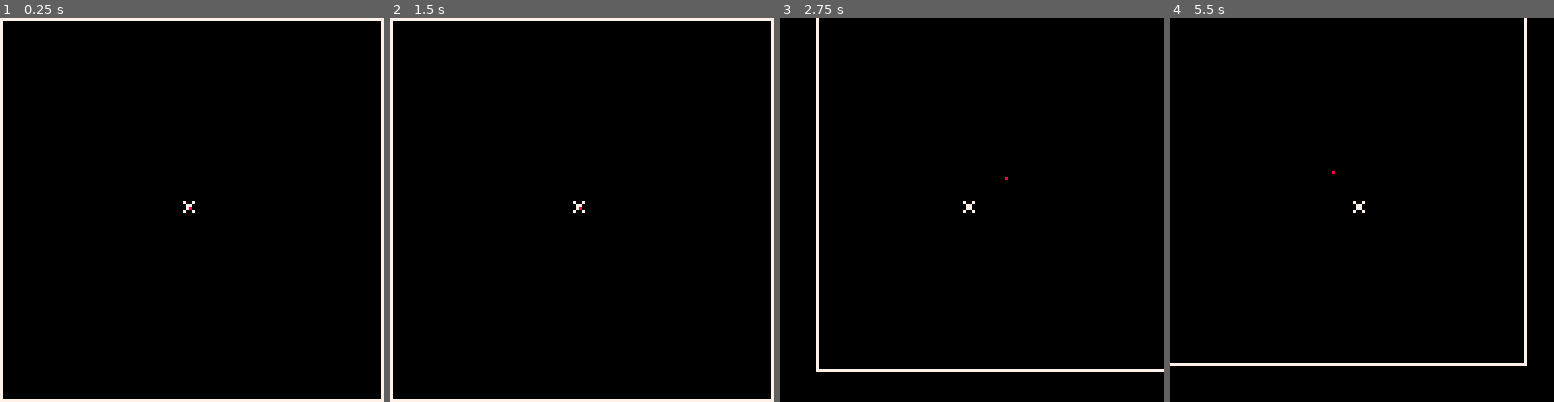
Above: before the commit, frames 1-4 (left to right).
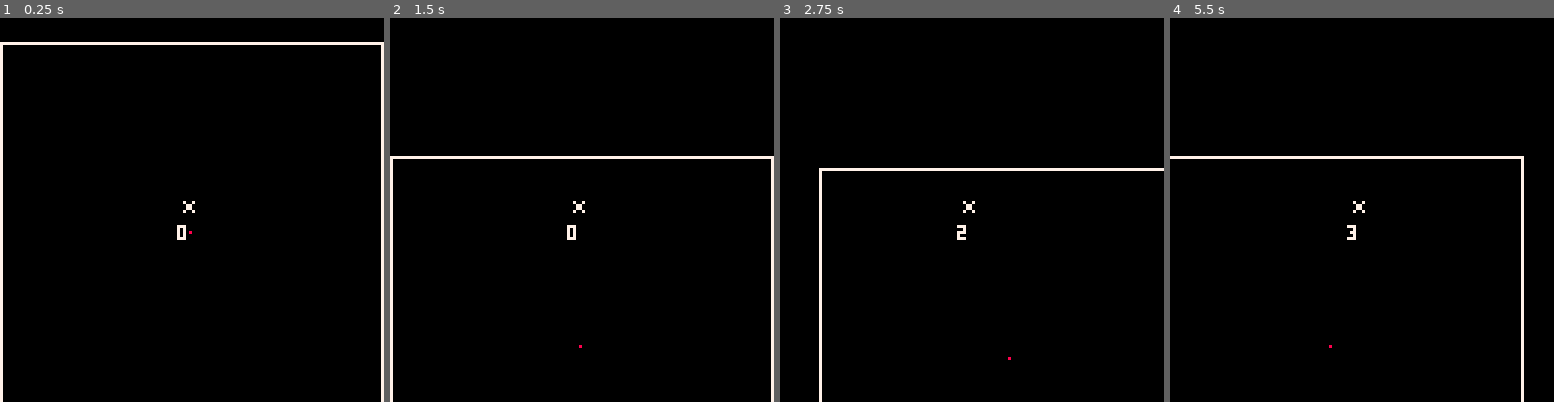
Above: after the commit, the same moments.

Repository: shen-sat/space-train-trader-demake
Game: PICO-8 cartridge game.p8
The game is run twice, just before and just after one commit, with the same random seed, the same clock (stepped at 60 frames per second) and the same inputs.
Inputs:
- Up to frame 1 (0.25 s): no input
- Up to frame 2 (1.5 s): no input
- Up to frame 3 (2.75 s): hold Left 1.97-2.37 s; hold Down from 2.42 s (still down)
- Up to frame 4 (5.5 s): release Down at 2.82 s; hold Right 2.87-3.53 s; hold Up 3.58-4.08 s; hold Right 4.13-4.53 s; hold Down 4.58-5.08 s; hold Left from 5.13 s (still down)

The runs differ from the first frame. In frame 1, 2.5% of the frame differs, in the area x 0-100%, y 0-100%; in frame 2, 3.0%; in frame 3, 2.7%; in frame 4, 2.7%.

Commit message:
Add engine controls

Diff:
--- a/game.p8
+++ b/game.p8
@@ -12,20 +12,57 @@
     sprite = 0,
     x = galaxy.x - 4,
     y = galaxy.y - 4,
+    speed = 1,
+    compass = {0,1,2,3},
+    direction = 0,
+    update = function(self)
+      self:turn()
+      self:move()
+    end,
+    turn = function(self)
+      local rotation
+      if self.direction == 0 then
+        if btnp(1) then rotation = 1
+        elseif btnp(0) then rotation = -1 end
+      elseif self.direction == 1 then
+        if btnp(3) then rotation = 1
+        elseif btnp(2) then rotation = -1 end
+      elseif self.direction == 2 then
+        if btnp(0) then rotation = 1
+        elseif btnp(1) then rotation = -1 end
+      else
+        if btnp(2) then rotation = 1
+        elseif btnp(3) then rotation = -1 end
+      end
+      self:set_direction(rotation)
+    end,
+    set_direction = function(self,rotation)
+      if rotation == nil then return end
+
+      local new_index = ((self.direction + rotation) % 4) + 1
+      self.direction = self.compass[new_index]
+    end,
+    move = function(self)
+      local movements = {
+        [0] = function() self.y -= 1 end,
+        [1] = function() self.x += 1 end,
+        [2] = function() self.y += 1 end,
+        [3] = function() self.x -= 1 end
+      }
+      movements[self.direction]()
+    end
   }
 end
 
 function _update()
-  if btn(0) then player.x -= 1 end
-  if btn(1) then player.x += 1 end
-  if btn(2) then player.y -= 1 end
-  if btn(3) then player.y += 1 end
+  player:update()
 
   camera(player.x - 59,player.y - 59)
 end
 
 function _draw()
   cls()
+  print(player.direction, player.x, player.y + 10, 7)
   spr(player.sprite, player.x, player.y)
   rect(galaxy.x - 63,galaxy.y - 63,127 - 63,127 - 63,7) --border
   pset(galaxy.x,galaxy.y,8) --center of galaxy
Not shown, changed: TODO.txt
